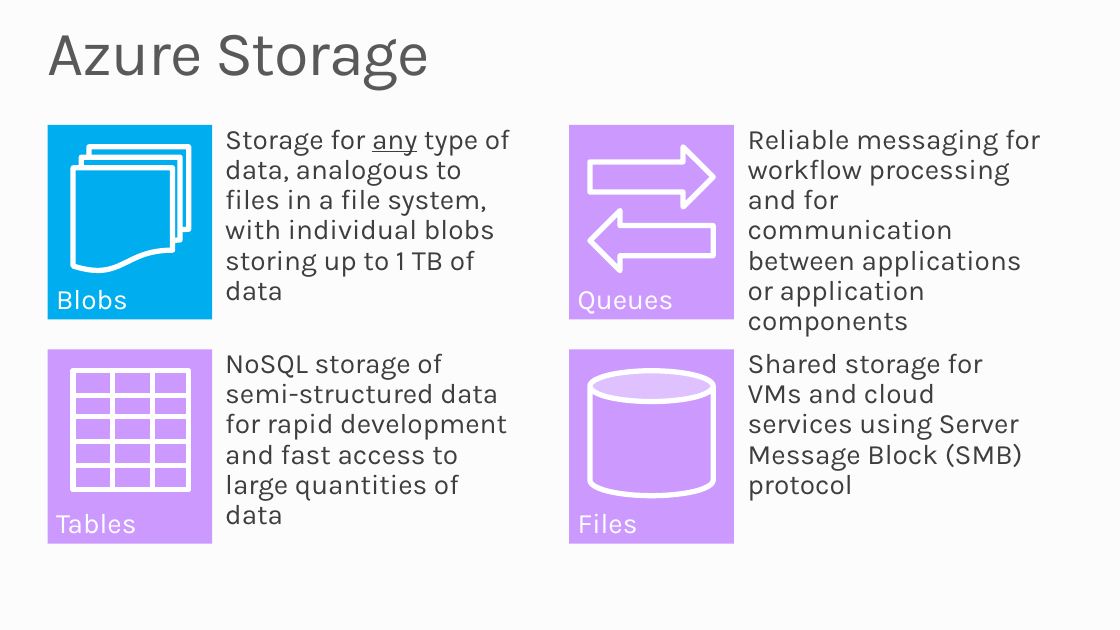
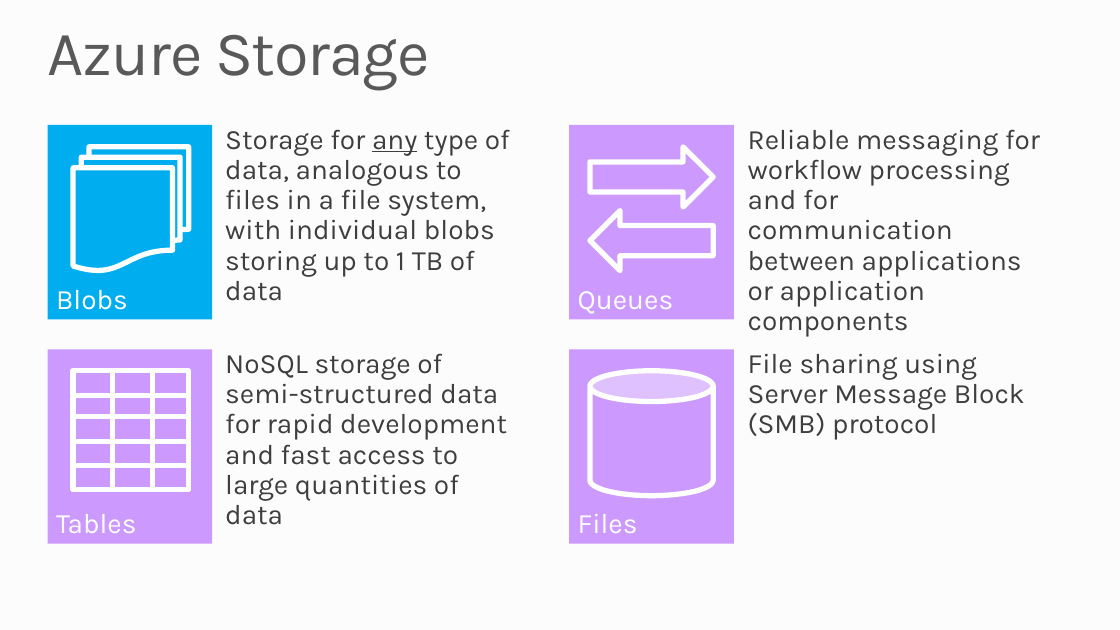
Before and after one commit to MSRConnections/Azure-training-course, a slide deck: slide 2 of Content/Storage/Azure Storage.pptx. Drawn at 1120x630 pixels with LibreOffice and Linux fonts; fonts in the diff are those of the drawing; background and template pictures are left out. Boxes give left, top, right and bottom in pixels: in the first picture for what was removed or moved away, otherwise in the second. Text is boxed around its words. In the diff, an @@ line names an element or a change of style, - is before the commit and + after.

Commit message:
Storage Updates

```diff
--- a/Content/Storage/Azure Storage.pptx
+++ b/Content/Storage/Azure Storage.pptx
@@ text at (748,354,1025,440): text changed @@
-Shared storage for VMs and cloud services using Server Message Block (SMB) protocol
+File sharing using Server Message Block (SMB) protocol
```
Also in this commit, not shown: 3 other slides changed, 1 slide added, 24 other files.
